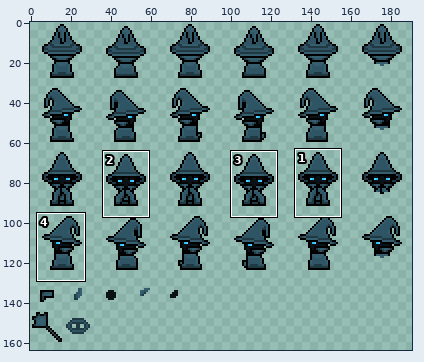
File history of a sprite sheet, src/main/resources/mobs/soulmage.png. Above: a wide view before the commit, with the close-up outlined.
Close-up. The starting point:
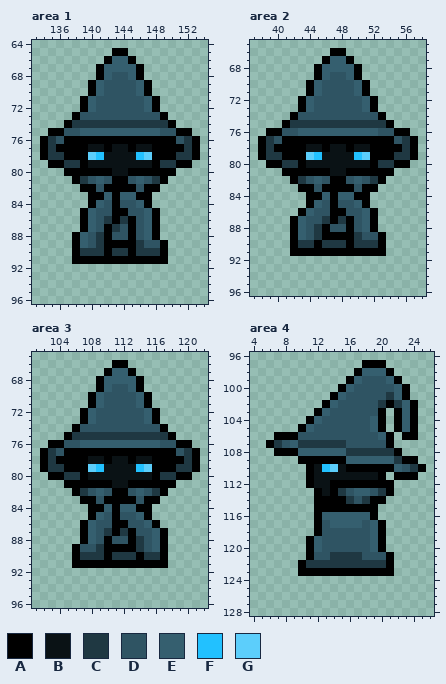
The file is 384x320 pixels, drawn in blocks of 2x2; one block is one cell here. Pixels under 10% opacity are left out. Colours within 5 levels of each other are drawn and written as one. Shown: area 1: x 133..154, y 64..96; area 2: x 37..58, y 65..96; area 3: x 101..122, y 65..96; area 4: x 4..26, y 96..128. The old version is drawn lined up with the new one, on the new canvas. The wide view leaves out empty margins. The commit also changed other parts of the picture, which this record leaves out.
Palette (. is transparent): A #000000  B #0a1215  C #1f3842  D #2f5463  E #355f6f  F #22c1ff  G #5ccefb
Pixels before, area 1, first column x 134:
65 .........AA.........
66 ........AEEA........
67 .......AEEEEA.......
68 .......AEDDEA.......
69 ......AEDDDDEA......
70 ......AEDDDDEA......
71 .....AEDDDDDDEA.....
72 .....AEDDDDDDEA.....
73 ....ADDDDDDDDDDA....
74 ...ACCCCCCCCCCCCA...
75 .AADDEEEEEEEEEEDDAA.
76 ACDAAAAAAAAAAAAAADCA
77 ACAAAABBABBABBAAAACA
78 ACCAAAGFBBBBFGAAACCA
79 .AACCABBBBBBBBACCAA.
80 ...AAAAAABBAAAAAA...
81 ....ACDEDAADEDCA....
82 .....AADAAAADAA.....
83 ......AAEAEEAA......
84 ......AEDADDEA......
85 .....AEDDAADDEA.....
86 .....AEDCACADEA.....
87 .....AEDACDADEA.....
88 ....AEDCADDADEA.....
89 ....AEDCAAAACDDA....
90 ....ACCCACCACCCA....
91 ....AAAAAAAAAAAA....
Pixels before, area 2, first column x 38:
66 .........AA.........
67 ........AEEA........
68 .......AEEEEA.......
69 .......AEDDEA.......
70 ......AEDDDDEA......
71 ......AEDDDDEA......
72 .....AEDDDDDDEA.....
73 .....AEDDDDDDEA.....
74 ....ADDDDDDDDDDA....
75 ...ACCCCCCCCCCCCA...
76 .AADDEEEEEEEEEEDDAA.
77 ACDAAAAAAAAAAAAAADCA
78 ACAAAABBABBABBAAAACA
79 ACCAAAGFBBBBFGAAACCA
80 .AACCABBBBBBBBACCAA.
81 ...AAAAAABBAAAAAA...
82 ....ACDEDAADEDCA....
83 .....AADAAAADAA.....
84 ......AAEAEEAA......
85 ......AEDADDEA......
86 .....AEDDAADDEA.....
87 ....AEDDCACADEA.....
88 ....AEDCADDADEA.....
89 ....AEDCAAAACDDA....
90 ....ACCACCCACCCA....
91 ....AAAAAAAAAAAA....
Pixels before, area 3, first column x 102:
66 .........AA.........
67 ........AEEA........
68 .......AEEEEA.......
69 .......AEDDEA.......
70 ......AEDDDDEA......
71 ......AEDDDDEA......
72 .....AEDDDDDDEA.....
73 .....AEDDDDDDEA.....
74 ....ADDDDDDDDDDA....
75 ...ACCCCCCCCCCCCA...
76 .AADDEEEEEEEEEEDDAA.
77 ACDAAAAAAAAAAAAAADCA
78 ACAAAABBABBABBAAAACA
79 ACCAAAGFBBBBFGAAACCA
80 .AACCABBBBBBBBACCAA.
81 ...AAAAAABBAAAAAA...
82 ....ACDEDAADEDCA....
83 .....AADAAAADAA.....
84 ......AAEAEEAA......
85 ......AEDADDEA......
86 .....AEDDAADDEA.....
87 .....AEDCACADDEA....
88 .....AEDADDACDEA....
89 ....ADDCAAAACDEA....
90 ....ACCCACCCACCA....
91 ....AAAAAAAAAAAA....
Pixels before, area 4, first column x 6:
 97 ............AAA.....
 98 ...........AEEEA....
 99 ..........AEDDDEA...
100 .........AEDDDDDEA..
101 ........AEDDDDDCEA..
102 .......AEDDDDDCACEA.
103 ......AEDDDDDDA.AEA.
104 .....AEDDDDDDEA.AEA.
105 ....AEDDDDDDDEA.AEA.
106 .AAADDDDDDDDDDEA.AA.
107 ACDECCCCCCDDDDDA....
108 .AAAEEEEEECCCCCCA...
109 ....AAAAAAEEEEEECAA.
110 .....ABFGBAAAAAAEDCA
111 .....ABBBBBBBBA.AAA.
112 .....ABBAAAAAAAA....
113 ......ABACDEEDCA....
114 ......AAAACDCAA.....
115 ......AAAAAAAA......
116 ......AEEEEEEA......
117 ......ADEEEEDEA.....
118 ......ADDDDDDEA.....
119 .....AEDDDDDDEA.....
120 .....AEDDDDDDEA.....
121 .....ADDCCCCDDDA....
122 ....ACCCCCCCCCCA....
123 ....AAAAAAAAAAAA....
The result:
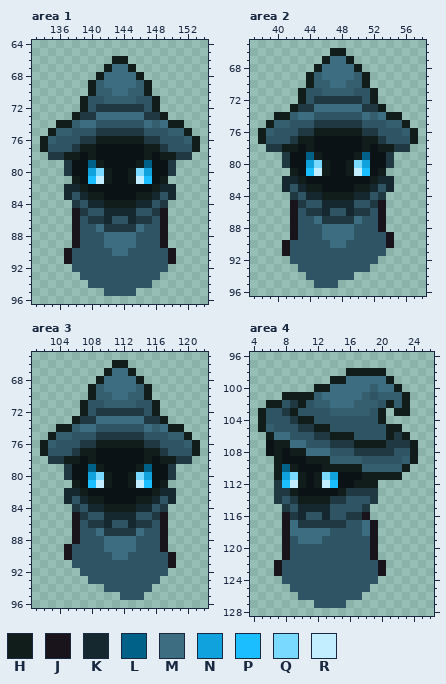
Colours new in this view: H #111d1a  J #19131b  K #16282f  L #006188  M #3d6d80  N #10a2dd  P #1bbeff  Q #79d9ff  R #c2eeff
Difference:
canvas 192x160 -> 192x192
Changed rows in their new state; - is an unchanged pixel.
Area 1:
first column x 134:
65 ---------..---------
66 --------.HH.--------
67 -------.HMMH.-------
68 -------HMMMMH-------
69 ------H-MMMM-H------
70 ------H-EMME-H------
71 -----HD-EEEE-DH-----
72 -----HDCCCCCCDH-----
73 ----HCCMMMMMMCCH----
74 --HHEMMDDDDDDMEMHH--
75 -HEE-DDCCCCCCDD-EEH-
76 HE-DDCCHHHHHHCCDD-EH
77 HDDDCHH-B--B-HHCDDDH
78 .--HHBHB----BHBHH--.
79 -..-BBLH----HLBB-..-
80 ---CBBNQH--HQNBBC---
81 ----HBPRHBBHRPBH----
82 ---KKHBBBBBBBBHKK---
83 ---KDKHHBBBBHHKDK---
84 ----CDKKHHHHKKDC----
85 ----JCD-KKKK-DCJ----
86 ----JDCCKDDKCCDJ----
87 ----JDDMC-CCMDDJ----
88 ----JD-DMMMM-DDJ----
89 ----JD-DMMMMD--J----
90 ---JDDDDDMMDDDDDJ---
91 ---JDDDDDDDDDDDDJ---
92 ----DDDDDDDDDDDD----
93 -----DDDDDDDDDD-----
94 ------DDDDDDDD------
95 --------DDDD--------
Area 2:
first column x 38:
66 ---------HH---------
67 --------HMMH--------
68 -------HMMMMH-------
69 ------HEMMMMEH------
70 ------H-EMME-H------
71 -----HDDEEEEDDH-----
72 -----HDCCCCCCDH-----
73 ----HCCMMMMMMCCH----
74 --HHEMM------MEMHH--
75 -HEEDDD------DDDEEH-
76 HED--CCHHHHHHCC--DEH
77 HD-DCHHBBBBBBHHCD-DH
78 .-CHHBH-B--B-HBHHC-.
79 ...CBBLH----HLBBC...
80 -..-BBNQH--HQNBB-..-
81 ---.HBPRH--HRPBH.---
82 ---KKHBBBBBBBBHKK---
83 ---KDKHHBBBBHHKDK---
84 ----CDKKHHHHKKDC----
85 ----JCDDKKKKDDCJ----
86 ----JDCCKDDKCCDJ----
87 ----JD-M-C-CMDDJ----
88 ----JD-DMMMM-DDJ----
89 ----JD-DMMMMD--DJ---
90 ---JDDDDDMMDDDDDJ---
91 ---JDDDDDDDDDDDD----
92 ----DDDDDDDDDDD-----
93 -----DDDDDDDDD------
94 ------DDDDDD--------
95 -------DDD----------
Area 3:
first column x 102:
66 ---------HH---------
67 --------HMMH--------
68 -------HMMMMH-------
69 ------HEMMMMEH------
70 ------H-EMME-H------
71 -----HDDEEEEDDH-----
72 -----HDCCCCCCDH-----
73 ----HCCMMMMMMCCH----
74 --HHEMM------MEMHH--
75 -HEEDDD------DDDEEH-
76 HED--CCHHHHHHCC--DEH
77 HD-DCHHBBBBBBHHCD-DH
78 .-CHHBH-B--B-HBHHC-.
79 ...CBBLH----HLBBC...
80 -..-BBNQH--HQNBB-..-
81 ---.HBPRH--HRPBH.---
82 ---KKHBBBBBBBBHKK---
83 ---KDKHHBBBBHHKDK---
84 ----CDKKHHHHKKDC----
85 ----JCDDKKKKDDCJ----
86 ----JDCCKDDKCCDJ----
87 ----JDDM-C-CM-DJ----
88 ----JDD-MMMMD-DJ----
89 ---JD--DMMMMD-DJ----
90 ---JDDDDDMMDDDDDJ---
91 ----DDDDDDDDDDDDJ---
92 -----DDDDDDDDDDD----
93 ------DDDDDDDDD-----
94 --------DDDDDD------
95 ----------DDD-------
Area 4:
first column x 5:
 97 -------------...-----
 98 -----------HHHHH.----
 99 ---------HHMMMMMH.---
100 -------HHMMMMMEMMH.--
101 ---HHHHEMMMMME-EE-H--
102 -HHDCHDEEMMMEEEDHEH.-
103 HDDCHDDDDEEEEE-H-HH.-
104 HDDDCHHD------DH-...-
105 HEDDDCCHH-----DDHH..-
106 -HMMD--CCHHH---DHCH.-
107 -BHHMMDDD--CHHHHCCCH-
108 -BHBHHMMMDDD-----DDH-
109 --HBBBHHHEE--DDDDDEH-
110 --HLHBB-HHHHHEEEE-H..
111 --HNQHBHQN---HHHHH..-
112 --CPRHBHRPBBHHH..----
113 --CCHBBB-BHCCCC..----
114 --CDCHHHHCCD-DC.-----
115 ---CDKKKKDDDDC.------
116 ---JCKDDKDDCCJ.------
117 ---JMCCCCCCDDMJ.-----
118 ---JMMMMM----MJ.-----
119 ---JDMMM------J.-----
120 ---JDDDD------J.-----
121 ---JDDD--DDDD-J..----
122 --JDDDDDDDDDDDDJ.----
123 --JDDDDDDDDDDDDJ.----
124 ---DDDDDDDDDDDD------
125 ----DDDDDDDDDD-------
126 -----DDDDDDDD--------
127 -------DDDD----------
Where, in picture pixels (left, top, right, bottom), the same in both close-ups:
changed: (40, 48, 200, 296)
changed: (258, 48, 418, 288)
changed: (40, 360, 200, 600)
changed: (258, 360, 426, 608)
